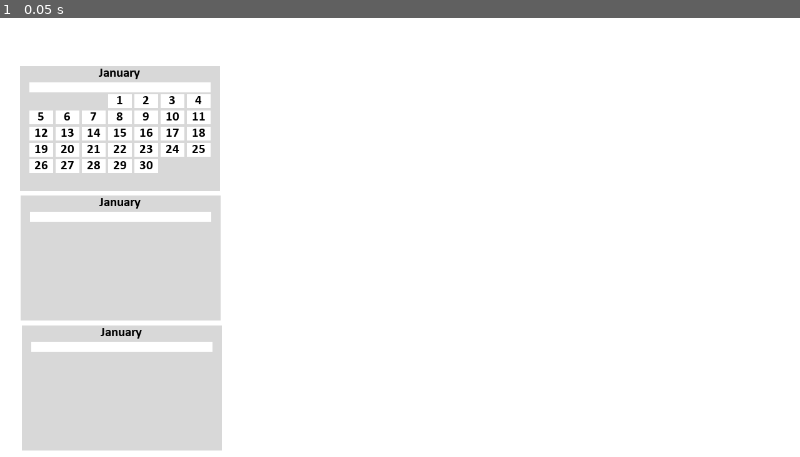
Above: before the commit, frame 1.
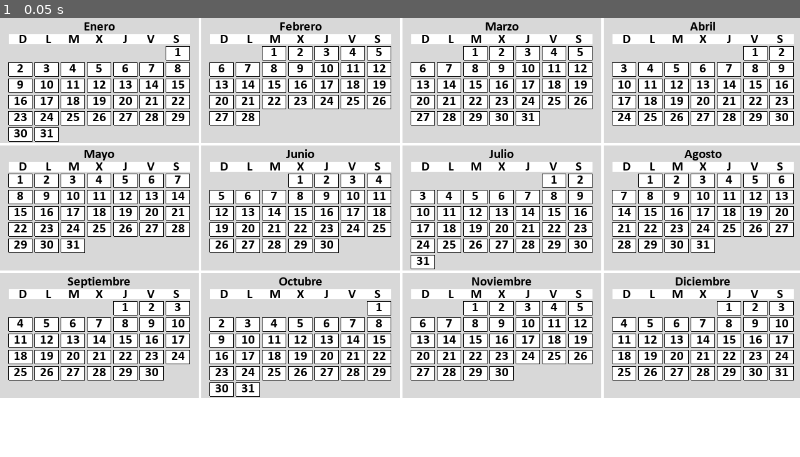
Above: after the commit, the same moment.

Repository: LeoleUCAB/herramienta-rrhh
Game: Godot game, scene res://Calendar.tscn
The game is run twice, just before and just after one commit, with the same random seed, the same clock (stepped at 60 frames per second) and the same inputs.
Inputs:
- Up to frame 1 (0.05 s): no input

The runs differ from the first frame. In frame 1, 57% of the frame differs, in the area x 0-100%, y 0-99%.

Commit message:
Cambios en la Logica del Calculo de Dias
- Movida la logica para calcular el numero de dias, y el primer dia de la semana del mes, de la escena de Month a la escena de Year
- Implementada la logica para que se vean todos los meses del año. Por los momentos, solo se tiene el año actual
- Reemplazado el nodo padre de la escena de Month de ColorRect a Control node, ya que esta mejor diseñado para objetos de UI
- Cambiado el efecto de borde de los dias, ahora se puede ver en la simulacion

Diff:
--- a/Calendar.tscn
+++ b/Calendar.tscn
@@ -7,6 +7,7 @@
 
 [node name="Year" type="Node2D" parent="."]
 script = ExtResource( 2 )
+monthScene = ExtResource( 1 )
 
 [node name="ColorRect" type="ColorRect" parent="Year"]
 margin_right = 1280.0
@@ -15,11 +16,10 @@
 "_edit_use_anchors_": false
 }
 
-[node name="Month" parent="Year" instance=ExtResource( 1 )]
-position = Vector2( 32, 76 )
-
-[node name="Month2" parent="Year" instance=ExtResource( 1 )]
-position = Vector2( 33, 283 )
-
-[node name="Month3" parent="Year" instance=ExtResource( 1 )]
-position = Vector2( 35, 491 )
+[node name="MonthGrid" type="GridContainer" parent="Year"]
+margin_right = 1278.0
+margin_bottom = 720.0
+columns = 4
+__meta__ = {
+"_edit_use_anchors_": false
+}
--- a/scenes/year/DayNode.tscn
+++ b/scenes/year/DayNode.tscn
@@ -17,6 +17,7 @@
 margin_right = 38.0
 margin_bottom = 22.0
 border_color = Color( 0, 0, 0, 1 )
+editor_only = false
 __meta__ = {
 "_edit_use_anchors_": true
 }
--- a/scenes/year/Month.gd
+++ b/scenes/year/Month.gd
@@ -1,45 +1,28 @@
-extends Node2D
-
-var date
-var daysInMonth
+extends Control
 
 export var dayScene: PackedScene
 
-onready var grid = $ColorRect/GridContainer
+var year
+var month
+var weekStart
+var daysInMonth
+const monthArray = ["Enero", "Febrero", "Marzo", "Abril", "Mayo", "Junio", "Julio", "Agosto", "Septiembre", "Octubre", "Noviembre", "Diciembre"]
 
-const monthNames = ["Enero", "Febrero", "Marzo", "Abril", "Mayo", "Junio", "Julio", "Agosto", "Septiembre", "Octubre", "Noviembre", "Diciembre"]
+onready var grid = $DayGrid
+onready var monthName = $MonthName
 
 func _ready():
-	pass
-
-func set_date(parentDate):
-	date = parentDate
-	var month = date.month
-	var year = date.year
-	var isLeapYear
-	if (year % 4 == 0):
-		if (year % 100 == 0):
-			if(year % 400 == 0):
-				isLeapYear = true
-			else:
-				isLeapYear = false
-		else:
-			isLeapYear = true
-	else:
-		isLeapYear = false
-	if month == 2:
-		daysInMonth = 28 + isLeapYear
-	else:
-		daysInMonth = 31 - ((month - 1) % 7 % 2) #it just works don't worry about it: http://www.dispersiondesign.com/articles/time/number_of_days_in_a_month
-	var offset = 3
-	for i in range(daysInMonth + offset):
+	for i in range(daysInMonth + weekStart):
 		var newDay = dayScene.instance()
 		grid.add_child(newDay)
-		newDay.setDayNumber(i+1-offset)
-		if(i < offset):
+		newDay.setDayNumber(i+1-weekStart)
+		if(i < weekStart):
 			newDay.modulate = Color(1, 1, 1, 0)
+		monthName.text = monthArray[month-1]
 
-
-# Called every frame. 'delta' is the elapsed time since the previous frame.
-#func _process(delta):
-#	pass
+func init(param: Dictionary): #{"year": int, "month": int, "weekStart": int, "daysInMonth": int}
+	year = param.year
+	month = param.month
+	weekStart = param.weekStart
+	daysInMonth = param.daysInMonth
+	pass
--- a/scenes/year/Month.tscn
+++ b/scenes/year/Month.tscn
@@ -4,47 +4,153 @@
 [ext_resource path="res://scenes/year/Month.gd" type="Script" id=2]
 [ext_resource path="res://scenes/year/DayNode.tscn" type="PackedScene" id=3]
 
-[node name="Month" type="Node2D"]
+[node name="Month" type="Control"]
+margin_right = 200.0
+margin_bottom = 200.0
+rect_min_size = Vector2( 318, 200 )
 script = ExtResource( 2 )
+__meta__ = {
+"_edit_use_anchors_": false
+}
 dayScene = ExtResource( 3 )
 
-[node name="ColorRect" type="ColorRect" parent="."]
-margin_top = 1.0
-margin_right = 320.0
-margin_bottom = 201.0
+[node name="MonthRect" type="ColorRect" parent="."]
+margin_right = 318.0
+margin_bottom = 200.0
+size_flags_horizontal = 3
+size_flags_vertical = 3
 color = Color( 0.85098, 0.85098, 0.85098, 1 )
 __meta__ = {
 "_edit_use_anchors_": false
 }
 
-[node name="GridContainer" type="GridContainer" parent="ColorRect"]
-margin_left = 15.0
-margin_top = 45.0
-margin_right = 305.0
-margin_bottom = 197.0
+[node name="MonthName" type="Label" parent="."]
+anchor_left = 0.5
+anchor_right = 0.5
+margin_left = -160.0
+margin_top = 4.0
+margin_right = 160.0
+margin_bottom = 26.0
+custom_colors/font_color = Color( 0, 0, 0, 1 )
+custom_fonts/font = ExtResource( 1 )
+text = "Enero"
+align = 1
+__meta__ = {
+"_edit_use_anchors_": false
+}
+
+[node name="ColorRect" type="ColorRect" parent="."]
+anchor_left = 0.5
+anchor_right = 0.5
+margin_left = -145.0
+margin_top = 26.0
+margin_right = 145.0
+margin_bottom = 42.0
+__meta__ = {
+"_edit_use_anchors_": false
+}
+
+[node name="WeekGrid" type="GridContainer" parent="ColorRect"]
+anchor_left = 0.5
+anchor_top = 0.5
+anchor_right = 0.5
+anchor_bottom = 0.5
+margin_left = -141.0
+margin_top = -10.0
+margin_right = 149.0
+margin_bottom = 12.0
+columns = 7
+__meta__ = {
+"_edit_use_anchors_": false
+}
+
+[node name="Domingo" type="Label" parent="ColorRect/WeekGrid"]
+margin_right = 37.42
+margin_bottom = 22.0
+rect_min_size = Vector2( 37.42, 0 )
+custom_colors/font_color = Color( 0, 0, 0, 1 )
+custom_fonts/font = ExtResource( 1 )
+text = "D"
+align = 1
+valign = 1
+
+[node name="Lunes" type="Label" parent="ColorRect/WeekGrid"]
+margin_left = 41.0
+margin_right = 78.42
+margin_bottom = 22.0
+rect_min_size = Vector2( 37.42, 0 )
+custom_colors/font_color = Color( 0, 0, 0, 1 )
+custom_fonts/font = ExtResource( 1 )
+text = "L"
+align = 1
+valign = 1
+
+[node name="Martes" type="Label" parent="ColorRect/WeekGrid"]
+margin_left = 82.0
+margin_right = 119.42
+margin_bottom = 22.0
+rect_min_size = Vector2( 37.42, 0 )
+custom_colors/font_color = Color( 0, 0, 0, 1 )
+custom_fonts/font = ExtResource( 1 )
+text = "M"
+align = 1
+valign = 1
+
+[node name="Miercoles" type="Label" parent="ColorRect/WeekGrid"]
+margin_left = 123.0
+margin_right = 160.42
+margin_bottom = 22.0
+rect_min_size = Vector2( 37.42, 0 )
+custom_colors/font_color = Color( 0, 0, 0, 1 )
+custom_fonts/font = ExtResource( 1 )
+text = "X"
+align = 1
+valign = 1
+
+[node name="Jueves" type="Label" parent="ColorRect/WeekGrid"]
+margin_left = 164.0
+margin_right = 201.42
+margin_bottom = 22.0
+rect_min_size = Vector2( 37.42, 0 )
+custom_colors/font_color = Color( 0, 0, 0, 1 )
+custom_fonts/font = ExtResource( 1 )
+text = "J"
+align = 1
+valign = 1
+
+[node name="Viernes" type="Label" parent="ColorRect/WeekGrid"]
+margin_left = 205.0
+margin_right = 242.42
+margin_bottom = 22.0
+rect_min_size = Vector2( 37.42, 0 )
+custom_colors/font_color = Color( 0, 0, 0, 1 )
+custom_fonts/font = ExtResource( 1 )
+text = "V"
+align = 1
+valign = 1
+
+[node name="Sabado" type="Label" parent="ColorRect/WeekGrid"]
+margin_left = 246.0
+margin_right = 283.42
+margin_bottom = 22.0
+rect_min_size = Vector2( 37.42, 0 )
+custom_colors/font_color = Color( 0, 0, 0, 1 )
+custom_fonts/font = ExtResource( 1 )
+text = "S"
+align = 1
+valign = 1
+
+[node name="DayGrid" type="GridContainer" parent="."]
+anchor_left = 0.5
+anchor_top = 1.0
+anchor_right = 0.5
+anchor_bottom = 1.0
+margin_left = -145.0
+margin_top = -155.0
+margin_right = 145.0
+margin_bottom = -3.0
 rect_min_size = Vector2( 290, 150 )
 columns = 7
 __meta__ = {
 "_edit_use_anchors_": false
 }
-
-[node name="ColorRect" type="ColorRect" parent="ColorRect"]
-margin_left = 15.0
-margin_top = 26.0
-margin_right = 305.0
-margin_bottom = 42.0
-__meta__ = {
-"_edit_use_anchors_": false
-}
-
-[node name="MonthName" type="Label" parent="."]
-margin_top = 2.0
-margin_right = 319.0
-margin_bottom = 25.0
-custom_colors/font_color = Color( 0, 0, 0, 1 )
-custom_fonts/font = ExtResource( 1 )
-text = "January"
-align = 1
-__meta__ = {
-"_edit_use_anchors_": false
-}
--- a/scenes/year/Year.gd
+++ b/scenes/year/Year.gd
@@ -1,14 +1,47 @@
 extends Node2D
 
-var time = OS.get_datetime()
-onready var month = $Month
+onready var grid = $MonthGrid
 
-# Called when the node enters the scene tree for the first time.
+export var monthScene: PackedScene
+
 func _ready():
-	month.set_date(time)
-	print(time)
+	for i in range(12):
+		var newMonth = monthScene.instance()
+		var year = 2022 #this shouldn't be constant
+		var newMonthDate: Dictionary = {
+			"year": year,
+			"month": i + 1,
+			"day": 1,
+			"hour": 12,
+			"minute": 0,
+			"second": 0
+		}
+		var weekStart = OS.get_datetime_from_unix_time(OS.get_unix_time_from_datetime(newMonthDate)).weekday
+		var initDict: Dictionary = {
+			"year": year,
+			"month": i + 1,
+			"weekStart": weekStart,
+			"daysInMonth": getDaysInMonth(i+1, year)
+		}
+		newMonth.init(initDict)
+		grid.add_child(newMonth)
+	pass
 
-
-# Called every frame. 'delta' is the elapsed time since the previous frame.
-#func _process(delta):
-#	pass
+func getDaysInMonth(month, year):
+	var isLeapYear: bool
+	var daysInMonth: int
+	if (year % 4 == 0):
+		if (year % 100 == 0):
+			if(year % 400 == 0):
+				isLeapYear = true
+			else:
+				isLeapYear = false
+		else:
+			isLeapYear = true
+	else:
+		isLeapYear = false
+	if month == 2:
+		daysInMonth = 28 + isLeapYear as int
+	else:
+		daysInMonth = 31 - ((month - 1) % 7 % 2) #it just works don't worry about it: http://www.dispersiondesign.com/articles/time/number_of_days_in_a_month
+	return daysInMonth
